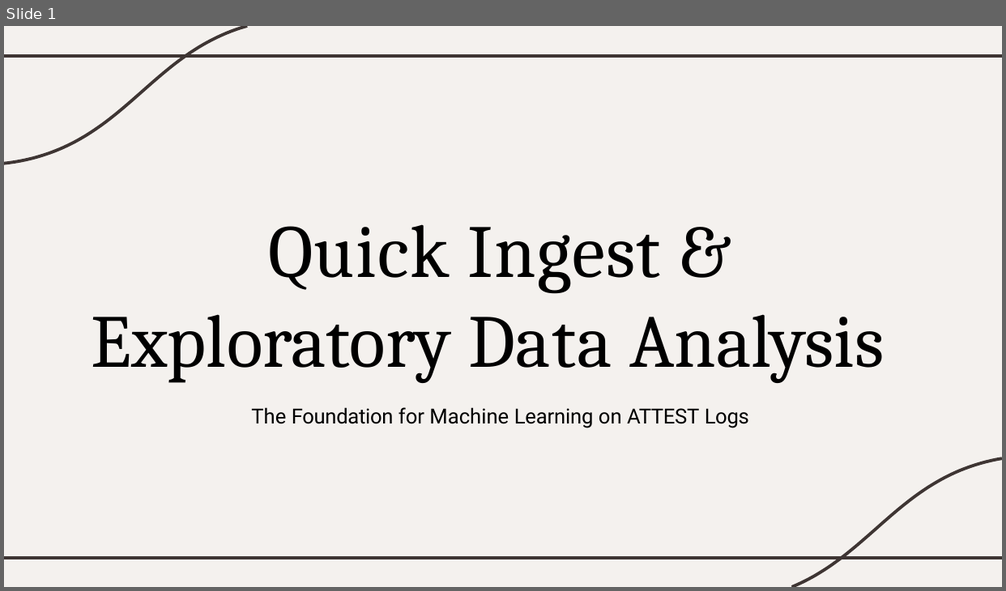
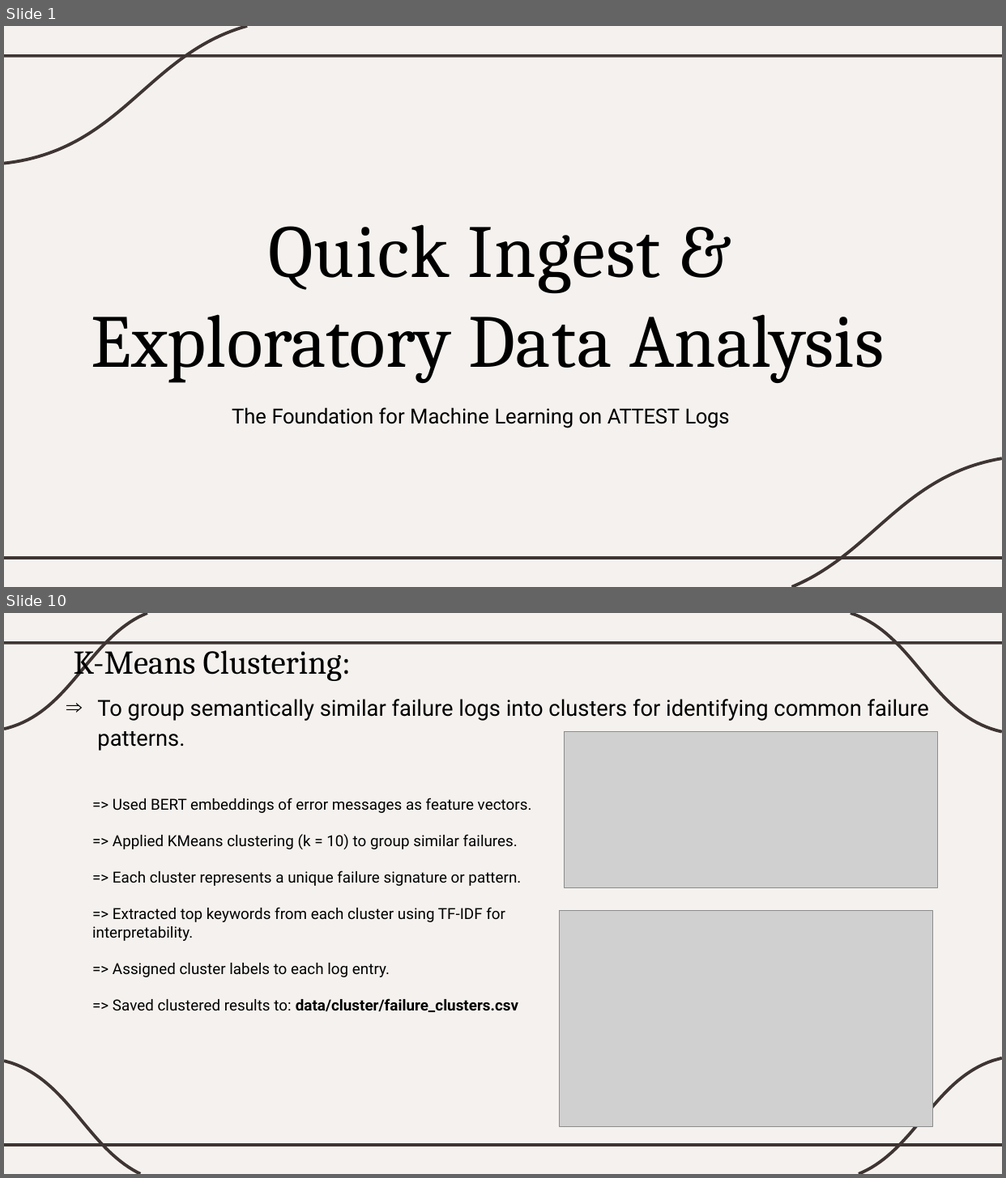
Before and after one commit to HemalathaSuresh-25/EDA-and-Quick-Ingest, a slide deck: reports/Quick Ingest & EDA_task2.pptx. Shown one above the other, each under a label of ours: slide 1 before the commit, slides 1 and 10 after it; the slides between them are not shown. The pictures are 1006x591 and 1006x1178 pixels, drawn with LibreOffice and Linux fonts; fonts in the diff are those of the drawing; grey boxes stand for pictures. Boxes give left, top, right and bottom in pixels: in the first picture for what was removed or moved away, otherwise in the second. Text is boxed around its words. In the diff, an @@ line names an element or a change of style, - is before the commit and + after.

```diff
--- a/reports/Quick Ingest & EDA_task2.pptx
+++ b/reports/Quick Ingest & EDA_task2.pptx
@@ slide 10 added at (4,613,1002,1174), background #FFFFFF; not listed: 3 template elements that a slide beside it also shows @@
@@ freeform shape added at (4,613,147,729), outline #3E3533 2.25 pt @@
@@ freeform shape added at (850,613,1002,732), outline #3E3533 2.25 pt @@
@@ title added at (74,644,351,682), 24 pt, text #000000 @@
+K-Means Clustering:
@@ text added at (97,699,929,751), 16 pt, text #000000 @@
+⇒ To group semantically similar failure logs into clusters for identifying common failure patterns.
@@ picture added at (565,732,938,888) @@
@@ text added at (92,798,532,1012), 11 pt, text #000000 @@
+=> Used BERT embeddings of error messages as feature vectors.
+=> Applied KMeans clustering (k = 10) to group similar failures.
+=> Each cluster represents a unique failure signature or pattern.
+=> Extracted top keywords from each cluster using TF-IDF for interpretability.
+=> Assigned cluster labels to each log entry.
+=> Saved clustered results to: data/cluster/failure_clusters.csv
@@ picture added at (559,910,932,1126) @@
@@ freeform shape added at (4,1061,141,1174), outline #3E3533 2.25 pt @@
@@ freeform shape added at (859,1058,1002,1174), outline #3E3533 2.25 pt @@
@@ slide 1 changed as well @@
@@ text "The Foundation for Machine Learning ...": place and size @@
-text "The Foundation for Machine Learning ..." at (251,408,749,429)
+text "The Foundation for Machine Learning ..." at (232,408,730,429)
```
Also in this commit, not shown: 1 other slide changed, 11 other slides added, 7 slides removed.
